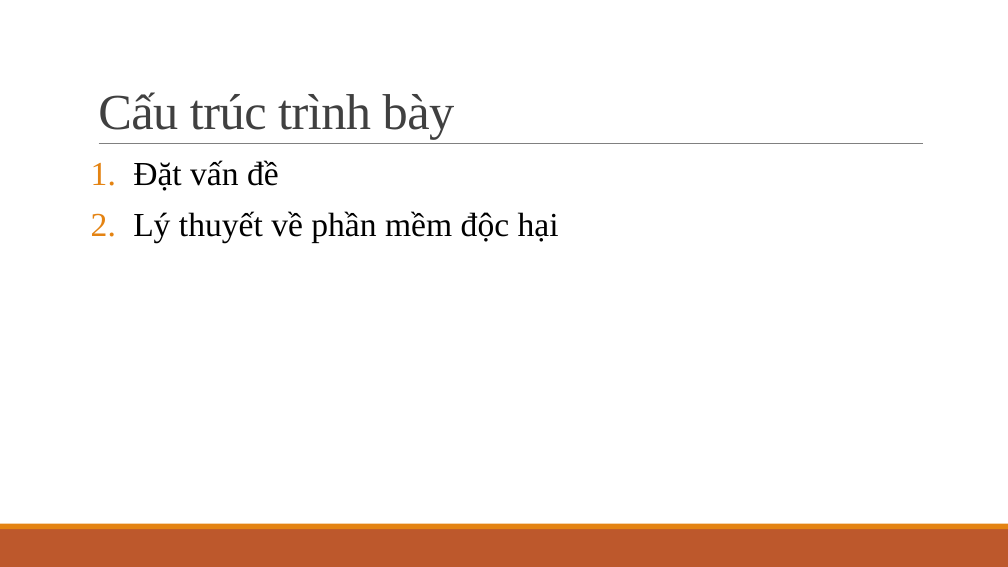
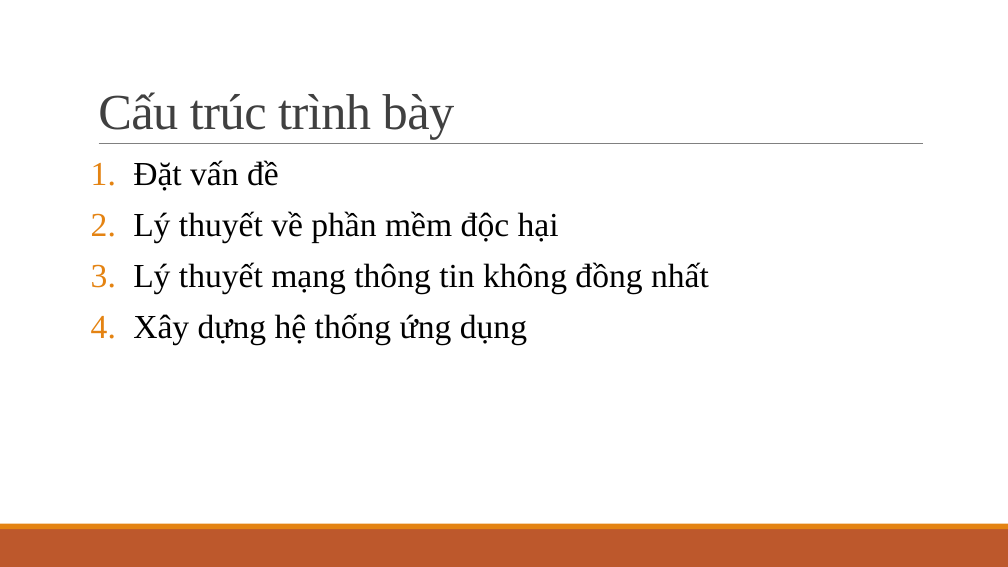
Before and after one commit to KMA-CT3-TTCS/document, a slide deck: slide 2 of Thái-Thị-Thanh-Vân_Nhóm1_v1.0.pptx. Drawn at 1008x567 pixels with LibreOffice and Linux fonts; fonts in the diff are those of the drawing. Boxes give left, top, right and bottom in pixels: in the first picture for what was removed or moved away, otherwise in the second. Text is boxed around its words. In the diff, an @@ line names an element or a change of style, - is before the commit and + after.

```diff
--- a/Thái-Thị-Thanh-Vân_Nhóm1_v1.0.pptx
+++ b/Thái-Thị-Thanh-Vân_Nhóm1_v1.0.pptx
@@ text at bbox=[133, 262, 709, 345]: paragraphs added @@
+3. Lý thuyết mạng thông tin không đồng nhất
+4. Xây dựng hệ thống ứng dụng
```
Also in this commit, not shown: 16 slides added, 6 slides removed, 1 other file.
